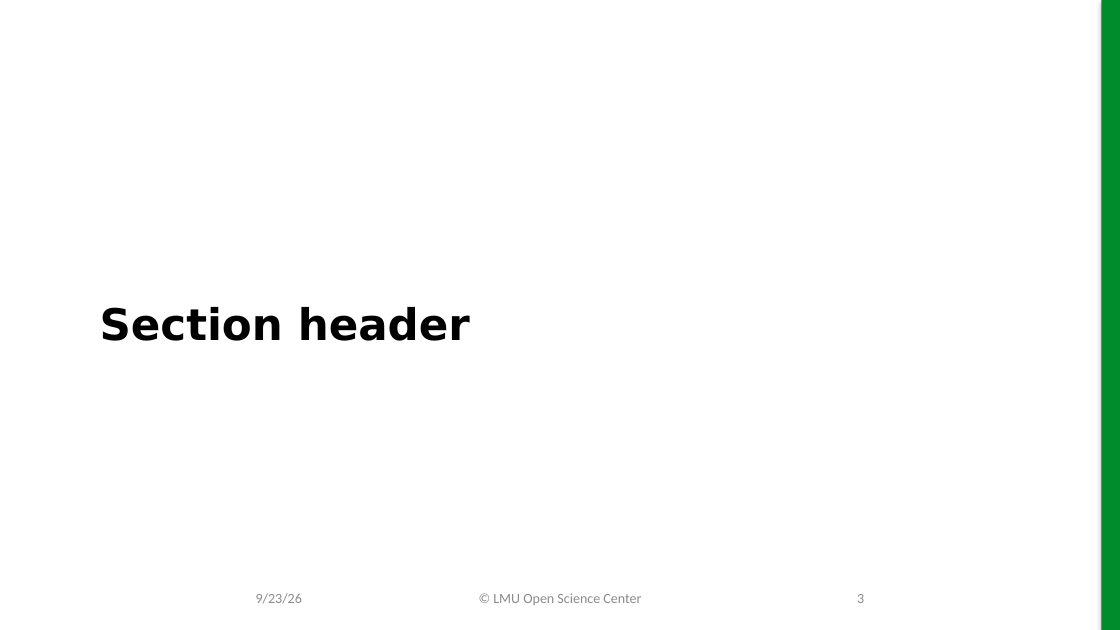
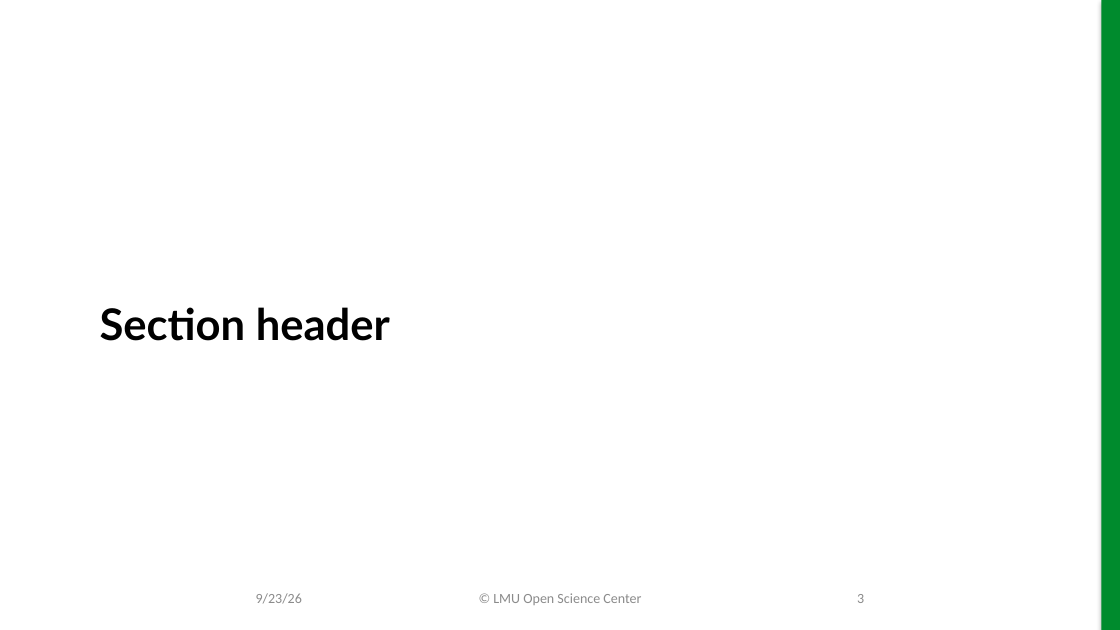
Before and after one commit to lmu-osc/train-the-trainer-test-repo-separate-slidedeck-zenodo, a slide deck: slide 3 of working-template.pptx. Drawn at 1120x630 pixels with LibreOffice and Linux fonts; fonts in the diff are those of the drawing; background and template pictures are left out. Boxes give left, top, right and bottom in pixels: in the first picture for what was removed or moved away, otherwise in the second. Text is boxed around its words. In the diff, an @@ line names an element or a change of style, - is before the commit and + after.

Commit message:
Change font style to Aptos

```diff
--- a/working-template.pptx
+++ b/working-template.pptx
@@ title "Section header" at [100, 307, 390, 341]: font DejaVu Sans to Lato @@
```
Also in this commit, not shown: 3 other slides changed.
